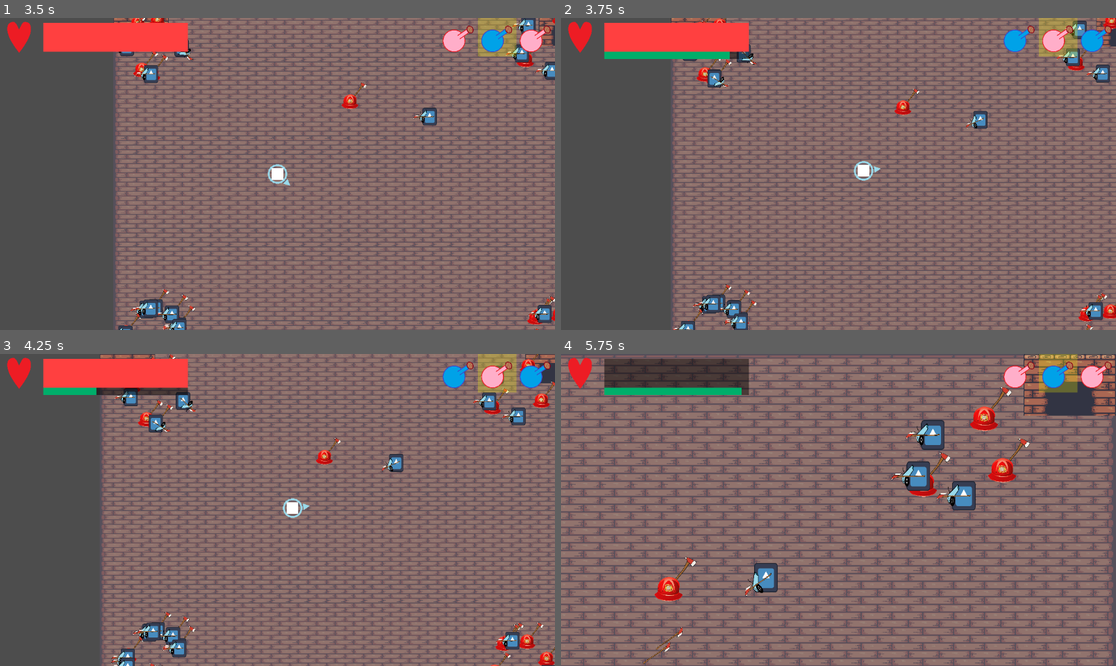
Above: before the commit, frames 1-4 (two rows, left to right).
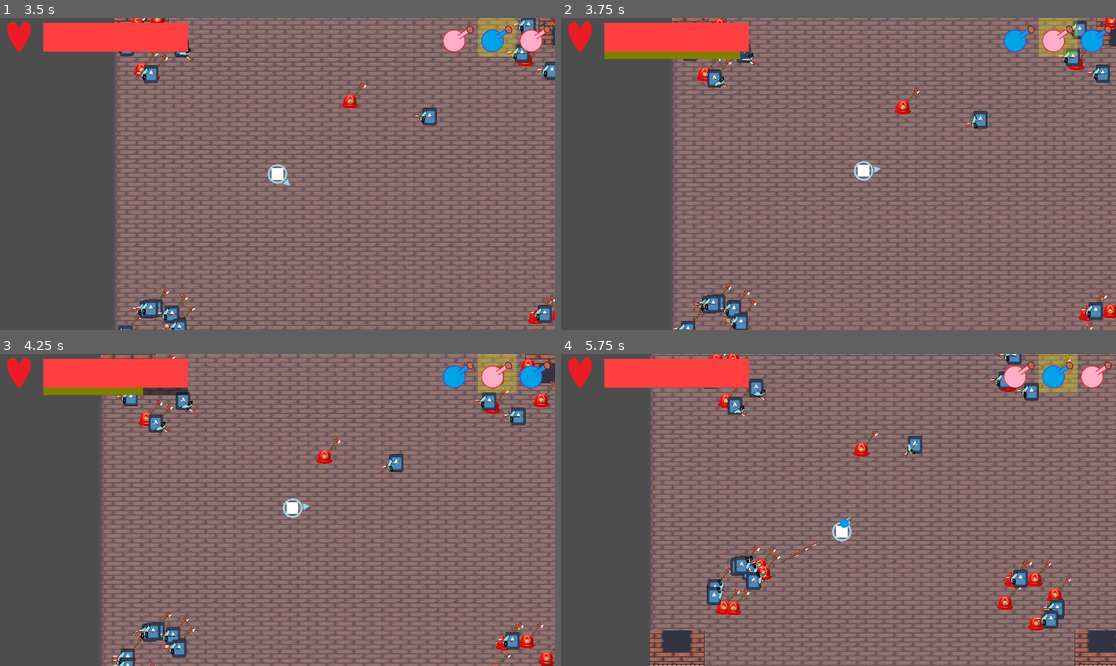
Above: after the commit, the same moments.

Repository: K-O-META/Alchemy_Prot_1
Game: Godot game, scene res://Stages/MenuStage/menu_stage.tscn
Same seed, same stepped clock (60 frames per second), same inputs: the game is played once before the commit and once after it. The engine's default icon, where the game draws it, is replaced by a stand-in: a white triangle on a blue panel in a dark square.
Inputs (mouse positions are in pixels of both pictures, inside the frame that each line leads up to):
- Up to frame 1 (3.5 s): click "Start" at 0.5 s; click "Next" at 1.25 s; click "Next" at 2 s; click "PLAY!" at 2.75 s
- Up to frame 2 (3.75 s): move the mouse to (960, 158) at 3.52 s; hold E (potion_switch_right) from 3.53 s (still down); tap Space (dash) at 3.6 s
- Up to frame 3 (4.25 s): keep holding E (potion_switch_right)
- Up to frame 4 (5.75 s): move the mouse to (727, 525) at 4.27 s; release E (potion_switch_right) at 4.28 s; hold Down (ui_down) 4.28-5.03 s; tap Space (dash) at 4.35, 5.3 s; move the mouse to (894, 441) at 5.02 s; hold E (potion_switch_right) from 5.03 s (still down); click (894, 441) at 5.1 s

Frame 1 is identical in both runs. In frame 2, 0.6% of the frame differs, in the area x 7-33%, y 10-14%; in frame 3, 0.4%; in frame 4, 54%, in the area x 0-100%, y 0-100%.

Commit message:
Add double (OR EVEN MORE) dash and move responsibility for UI update to player

Diff:
--- a/Entities/Player/player.gd
+++ b/Entities/Player/player.gd
@@ -1,11 +1,13 @@
 class_name Player extends CharacterBody2D
 
 @export var health_component: HealthComponent
+@onready var ui: Control = get_parent().get_node("CanvasLayer/UI")
+@onready var dash_timer: Timer = $DashTimer
 
 @export var move_speed: float = 200.0
 @export var dash_distance: float = 100
-@export var dash_cooldown: float = 1.0
-var is_dash_on_cooldown: bool = false
+@export var dashes_limit: int = 2
+var dash_counter: int = 0
 var is_shooting: bool = false
 var actual_shooting_range: float = 0.0
 @export var range_limit: float = 6.0
@@ -23,7 +25,7 @@
 	velocity = input_vector * move_speed
 	move_and_slide()
 
-	if Input.is_action_just_pressed("dash") and not is_dash_on_cooldown:
+	if Input.is_action_just_pressed("dash"):
 		dash(input_vector)
 
 	#SHOOTING
@@ -33,18 +35,22 @@
 	if is_shooting:
 		start_shooting(delta)
 
-	# DASHING
+# DASHING
 func dash(input_vector: Vector2) -> void:
-	is_dash_on_cooldown = true
-	var direction
-	# DASHING DIRECTION
-	if input_vector:
-		direction = input_vector * dash_distance
-	else:
-		direction = (get_global_mouse_position() - global_position).normalized() * dash_distance
-	position += direction
-	await get_tree().create_timer(dash_cooldown).timeout
-	is_dash_on_cooldown = false
+	if dash_timer.is_stopped():
+		dash_timer.start()
+	if dash_counter < dashes_limit:
+		dash_counter += 1
+		var direction
+		# DASHING DIRECTION
+		if input_vector:
+			direction = input_vector * dash_distance
+		else:
+			direction = (get_global_mouse_position() - global_position).normalized() * dash_distance
+		position += direction
+
+func _on_dash_timer_timeout() -> void:
+	dash_counter = 0
 
 # SHOOTING
 func aiming() -> void:
--- a/Entities/Player/player.tscn
+++ b/Entities/Player/player.tscn
@@ -90,3 +90,9 @@
 zoom = Vector2(0.6, 0.6)
 position_smoothing_enabled = true
 position_smoothing_speed = 1.0
+
+[node name="DashTimer" type="Timer" parent="."]
+wait_time = 2.0
+one_shot = true
+
+[connection signal="timeout" from="DashTimer" to="." method="_on_dash_timer_timeout"]
--- a/Entities/Weapons/arrow.gd
+++ b/Entities/Weapons/arrow.gd
@@ -13,10 +13,10 @@
 
 
 func reset() -> void:
+	await get_tree().process_frame
 	if bow == null:
 		queue_free()
 		return
-	await get_tree().process_frame
 	reparent(bow)
 	position = Vector2(-22.0, 0)
 	rotation = 0
--- a/Utilities/UI/ui.gd
+++ b/Utilities/UI/ui.gd
@@ -2,7 +2,6 @@
 
 @onready var potion_icons: Array = []
 @export var player: Player
-var dash_cooldown_value: float = 1.0
 
 
 # Called when the node enters the scene tree for the first time.
@@ -23,19 +22,14 @@
 		$HealthBar/HPBar.scale.x = 0
 	# DASH CD TRACKER
 	if player:
-		if player.is_dash_on_cooldown:
+		if not player.dash_timer.is_stopped():
 			$HealthBar/DashBackgroundBar.visible = true
 			$HealthBar/DashBar.visible = true
-			dash_cooldown_value -= delta / player.dash_cooldown
-			# SPAGGETTI BUG FIX: sometimes bar is scaled to left, bcs UI is calculating twice what Player does
-			if dash_cooldown_value < 0:
-				dash_cooldown_value += 1
-			$HealthBar/DashBar.scale.x = dash_cooldown_value
+			$HealthBar/DashBar.scale.x = player.dash_timer.time_left / player.dash_timer.wait_time
 		else:
 			$HealthBar/DashBackgroundBar.visible = false
 			$HealthBar/DashBar.visible = false
-			dash_cooldown_value = 1.0
-
+		$HealthBar/DashBar.color = Color(float(player.dash_counter)/player.dashes_limit, 1.0 - (float(player.dash_counter)/player.dashes_limit), 0.0)
 
 func change_potion(for_next: bool = true) -> void:
 	var potions_indexes: Array = [0,0,0]
